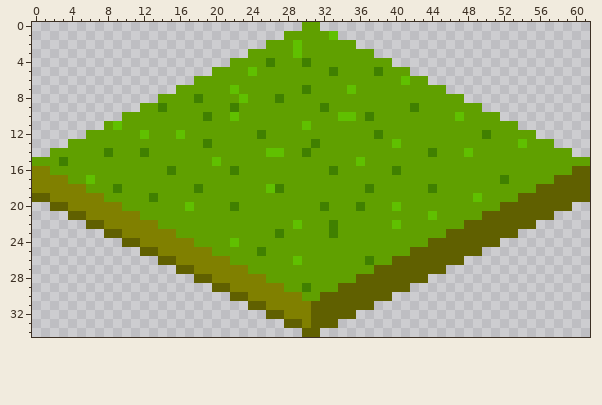
Two states of a pixel-art sprite, assets/grass.gif. The first picture shows the starting point.
The file is 62x35 pixels.
After:
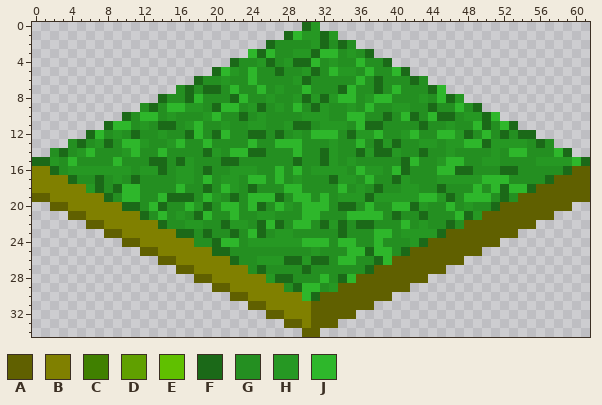
Palette (. is transparent): A #606000  B #808000  C #408000  D #60a000  E #60c000  F #1b6918  G #248f21  H #269823  J #2eb72b
The edit:
Changed rows in their new state; - is an unchanged pixel.
first column x 0:
 0 ------------------------------FH------------------------------
 1 ----------------------------FJHHFH----------------------------
 2 --------------------------FGGGGHFGFG--------------------------
 3 ------------------------JFJGGHHFJJGHGF------------------------
 4 ----------------------FGGHFGHFFJGHGGJGGF----------------------
 5 --------------------FJHGJGGFGGHFGJHHGJGGJF--------------------
 6 ------------------FGGHGGJGGGGHFGGGGGJGFGGGFG------------------
 7 ----------------GFGFFGJGGJGHGGJGGGFJGGFGJGGGFJ----------------
 8 --------------FGGFJGGGFJGGHGGHFHFHJJGHJJGGGHGJFH--------------
 9 ------------GFGJJHHGFJJGHFGHGJGFHGGHGJGGHHGGFGGJGF------------
10 ----------FGJJGHGGGHJGGFGHGGGGHHHGGJJGGFGJFGJFFGHHFJ----------
11 --------FJJGHGFFGHJGGHGGHHGGHFFGHHHGJFFGGGGFGGHGGJFGJF--------
12 ------FJGHGFGGHGGFJGFJGGFFGFGHGJJJGFHHJGGHJGGJJHFGJGFGFF------
13 ----GFGHFGJJHGGHJGGJGGGGJGGJJJGGGHGGJGFHFGGHHGHHJJFHHHHGFG----
14 --GFGHJGGGHJGGJGGGGFHGJJFFGGGJGGFHGGFHFFHGGFGGHGGGGHGJJGGGJF--
15 FFHGJGGGGJGGGFFGFHGGGFFGGGGGGFGGFHGHGGGGGFJGGHJJGGHHGGGGHHHHJF
16 --FGHHHHHHHGHHFGHHGFGGHHHGGJGJGHHHHGJHHGJFGGGJJFFGGGFFGGGGGF--
17 ----FGGFGHGFGGGGHHGJGHHGJJGJGHGGGFHHGJGGFHGGGHHHHHJJJGGGGF----
18 ------HFGFJJGGGGJGGFGJHGFGGGJJGGGGJGHGFGGHHGGFGGGJGJFJJF------
19 --------FGJJGGJFFFGJHGFGJJJFGJJGJGHHHFHHHHHJJHFGJJJGFG--------
20 ----------FFGJFGGJHFGJJGJFGJHGJJJGFFGJGGJJFHGGJGHGGF----------
21 ------------FGJGHGFJGGJGGHHGGGJJGGGJJJJGFGGFGGGJFH------------
22 --------------FGGHHGGFHHGFJFGJJGFHFGFFGGGJGHGGFG--------------
23 ----------------FFGFGGFGJFGHHGGGGGFGGGJJGHHHHF----------------
24 ------------------GGFJJGHHHHHHJJJGJJGGJGGGHF------------------
25 --------------------FFGGGGGGGGGHGGGJJFJJGF--------------------
26 ----------------------FGGHHHFFHFFGJJGGFJ----------------------
27 ------------------------GFGGGGFGGGGGGF------------------------
28 --------------------------HFFGGGJGFJ--------------------------
29 ----------------------------GFJJGH----------------------------
30 ------------------------------JF------------------------------
Pixel boxes of the changes (left, top, right, bottom) in both pictures:
changed: (32, 22, 590, 301)
